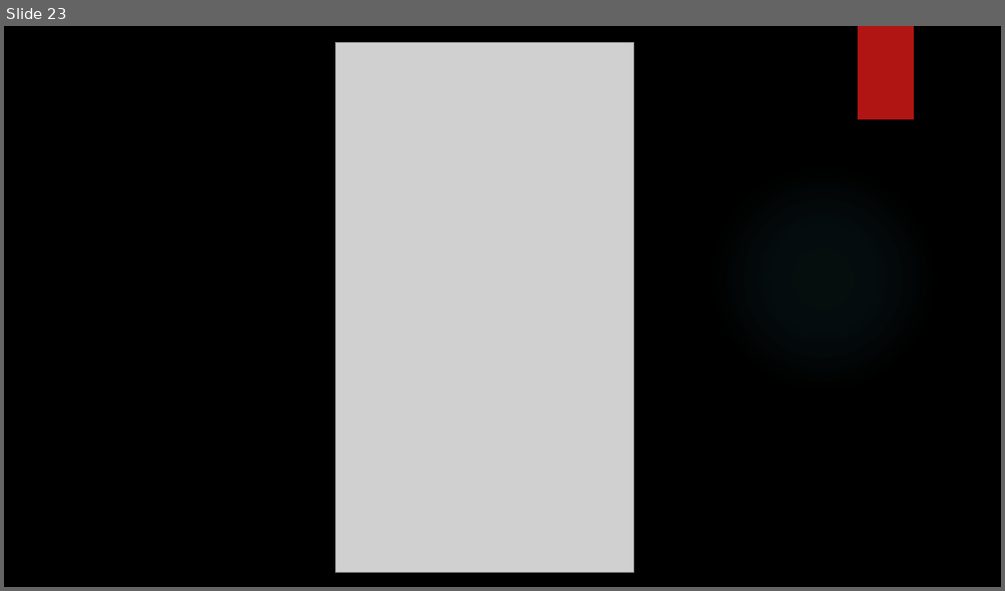
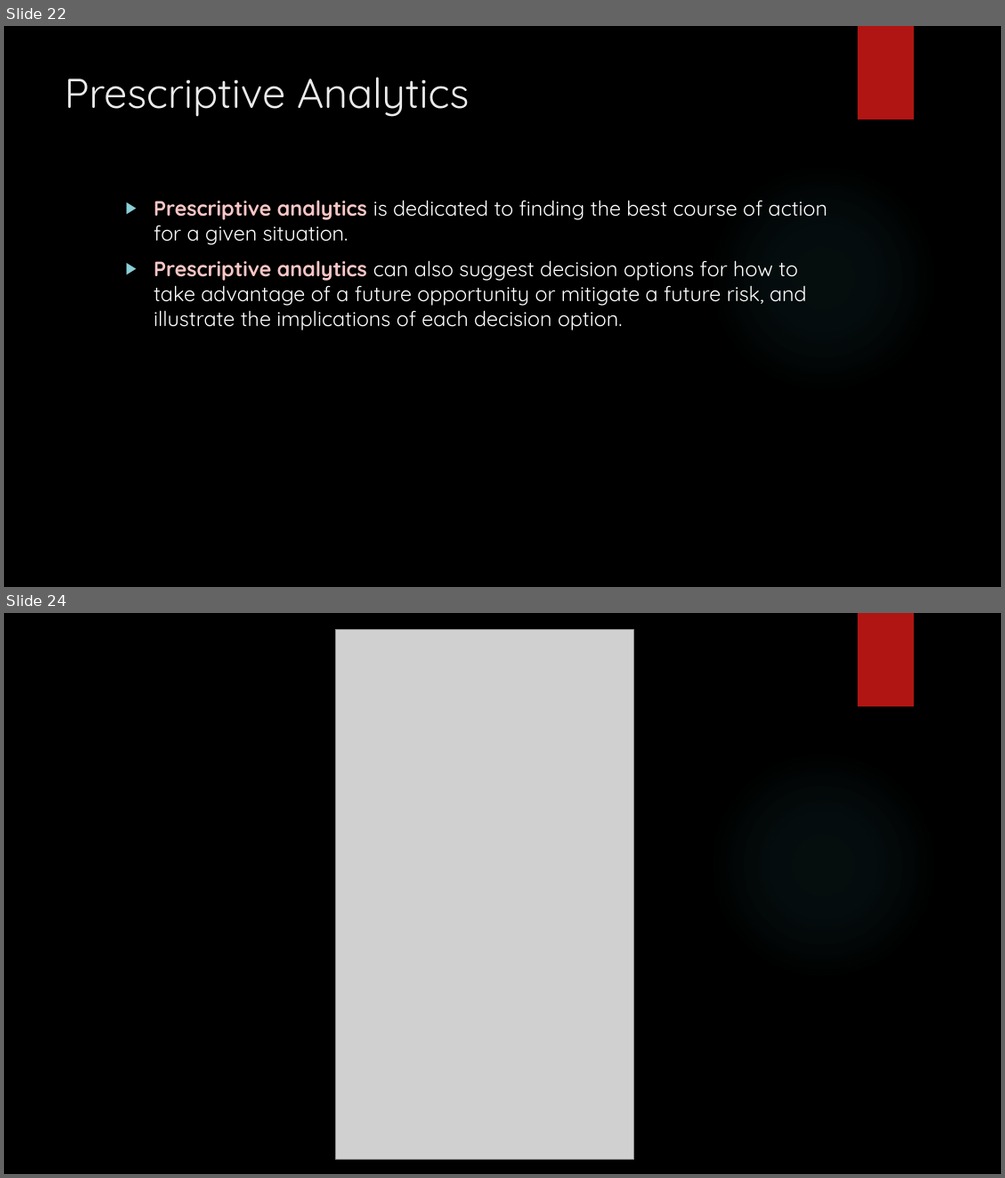
Before and after one commit to Vaishnav29/Digital-marketing, a slide deck: Final Folder/DIGITAL MARKETING.pptx. Shown one above the other, each under a label of ours: slide 23 before the commit, slides 22 and 24 after it; the slides between them are not shown. The pictures are 1005x591 and 1005x1178 pixels, drawn with LibreOffice and Linux fonts; fonts in the diff are those of the drawing; grey boxes stand for pictures; background and template pictures are left out. Boxes give left, top, right and bottom in pixels: in the first picture for what was removed or moved away, otherwise in the second. Text is boxed around its words. In the diff, an @@ line names an element or a change of style, - is before the commit and + after.

```diff
--- a/Final Folder/DIGITAL MARKETING.pptx
+++ b/Final Folder/DIGITAL MARKETING.pptx
@@ slide 22 added at [4, 26, 1001, 587], background picture (left out); not listed: 2 template elements that a slide beside it also shows @@
@@ title added at [65, 77, 469, 117], 40 pt, text #EBEBEB @@
+Prescriptive Analytics
@@ text added at [154, 200, 827, 330], 20 pt, text #FFFFFF @@
+▶ Prescriptive analytics is dedicated to finding the best course of action for a given situation.
+▶ Prescriptive analytics can also suggest decision options for how to take advantage of a future opportunity or mitigate a future risk, and illustrate the implications of each decision option.
@@ what was slide 23 is now slide 24 @@
```
Also in this commit, not shown: 18 slides changed.
